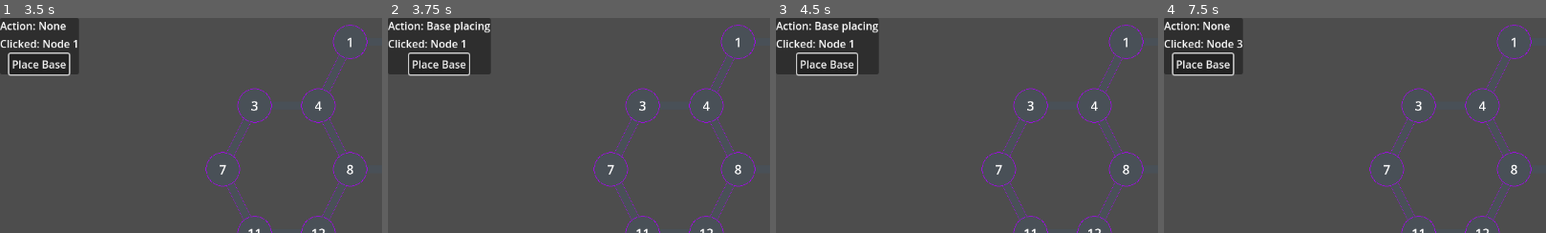
Above: before the commit, frames 1-4 (left to right).
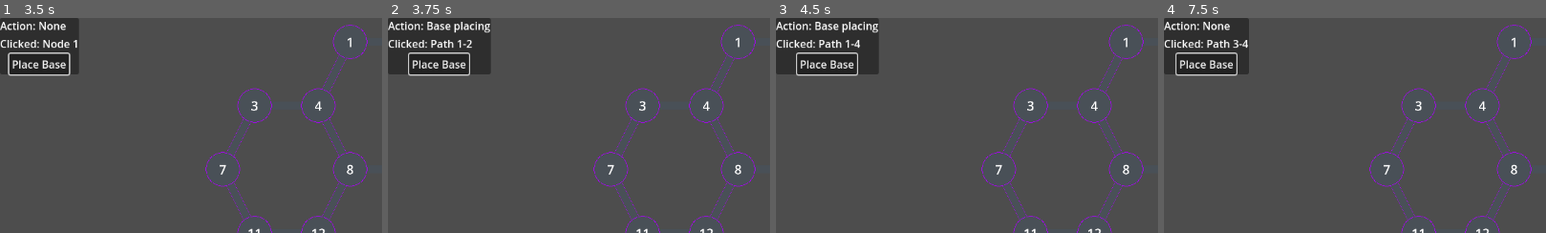
Above: after the commit, the same moments.

Repository: Sheepy3/insurgencygame
Game: Godot game, scene res://MapStuff/Map.tscn
The game is run twice, just before and just after one commit, with the same random seed, the same clock (stepped at 60 frames per second) and the same inputs. The project has no main scene, so this scene is started directly. The engine's default icon, where the game draws it, is replaced by a stand-in: a white triangle on a blue panel in a dark square.
Inputs (mouse positions are % of the whole screen's width and height, from its top left):
- Up to frame 1 (3.5 s): click "Place Base" at 0.5 s; click "Place Base" at 1.25 s; click "Place Base" at 2 s; tap Enter at 2.75 s; move the mouse to (46, 6) at 2.77 s; click (46, 6) at 2.85 s
- Up to frame 2 (3.75 s): tap Space at 3.5 s; move the mouse to (50, 6) at 3.52 s; click (50, 6) at 3.6 s
- Up to frame 3 (4.5 s): tap Enter at 4.25 s; move the mouse to (44, 12) at 4.27 s; click (44, 12) at 4.35 s
- Up to frame 4 (7.5 s): tap Space at 5, 6.5 s; move the mouse to (54, 6) at 5.02 s; click (54, 6) at 5.1 s; tap Enter at 5.75 s; move the mouse to (56, 12) at 5.77 s; click (56, 12) at 5.85 s; move the mouse to (33, 20) at 6.52 s; click (33, 20) at 6.6 s; move the mouse to (37, 20) at 7.27 s; click (37, 20) at 7.35 s
The pictures show only the part of the screen within x 0-50%, y 0-50%; the shares and areas given below are measured in that part.

Frame 1 is identical in both runs. In frame 2, 0.2% of the frame differs, in the area x 11-22%, y 10-15%; in frame 3, 0.3%; in frame 4, 1.2%, in the area x 2-23%, y 0-28%.

Commit message:
path names show in clicked & fixed collision area overlap

Diff:
--- a/GUI/game_ui.gd
+++ b/GUI/game_ui.gd
@@ -10,7 +10,7 @@
 func _process(delta: float) -> void:
 	pass
 
-
+#Activiates whe the "Place Base" button is pressed
 func _on_button_pressed() -> void:
-	The_action.emit("Base")
-	find_child("Dynamic_Action").text = "Base placing"
+	The_action.emit("Base") #transmits signal that Base button has been pressed
+	find_child("Dynamic_Action").text = "Base placing" #Updates "Dynamic" UI with current action (building a base)
--- a/MapStuff/Path.tscn
+++ b/MapStuff/Path.tscn
@@ -4,9 +4,9 @@
 [ext_resource type="Script" path="res://MapStuff/path.gd" id="1_j4goj"]
 
 [sub_resource type="RectangleShape2D" id="RectangleShape2D_nxxog"]
-size = Vector2(236, 28)
+size = Vector2(114, 28)
 
-[node name="Node2D" type="Node2D"]
+[node name="Path_Node" type="Node2D"]
 script = ExtResource("1_j4goj")
 
 [node name="Node" type="Sprite2D" parent="."]
@@ -17,8 +17,8 @@
 
 [node name="Node_Path_Area2D" type="Area2D" parent="."]
 
-[node name="CollisionShape2D" type="CollisionShape2D" parent="Node_Path_Area2D"]
-position = Vector2(120, 0)
+[node name="Node_Path_CollisionShape2D" type="CollisionShape2D" parent="Node_Path_Area2D"]
+position = Vector2(117, 0)
 shape = SubResource("RectangleShape2D_nxxog")
 
 [connection signal="input_event" from="Node_Path_Area2D" to="." method="_on_node_path_area_2d_input_event"]
--- a/MapStuff/map.gd
+++ b/MapStuff/map.gd
@@ -38,7 +38,7 @@
 func Check_action(Name: String) ->void:
 	if Last_action == "Base":
 		find_child(Name).On_node = "Base"
-		print("You have placed a base on node" + Name)
+		print("You have placed a base on node " + Name)
 		find_child("Dynamic_Action").text = "None"
 		Last_action = ""
 
--- a/MapStuff/map_node.gd
+++ b/MapStuff/map_node.gd
@@ -18,7 +18,7 @@
 func _on_map_node_area_2d_input_event(viewport: Node, event: InputEvent, shape_idx: int) -> void:
 	if Input.is_action_just_pressed("Mouse_left_click"):
 		print("you have clicked on Node " + $Label.text) #Prints the name of the node that is clicked on
-		get_parent().find_child("UI").find_child("Dynamic_Clicked").text = "Node " + $Label.text
+		get_parent().find_child("Dynamic_Clicked").text = "Node " + $Label.text #Dispalys
 		A_node_clicked.emit(name)
 		print(On_node)
 
--- a/MapStuff/path.gd
+++ b/MapStuff/path.gd
@@ -16,3 +16,4 @@
 func _on_node_path_area_2d_input_event(viewport: Node, event: InputEvent, shape_idx: int) -> void:
 	if Input.is_action_just_pressed("Mouse_left_click"):
 		print("you have clicked on Path " + name)
+		find_parent("Map_parent").find_child("Dynamic_Clicked").text = "Path " + name
